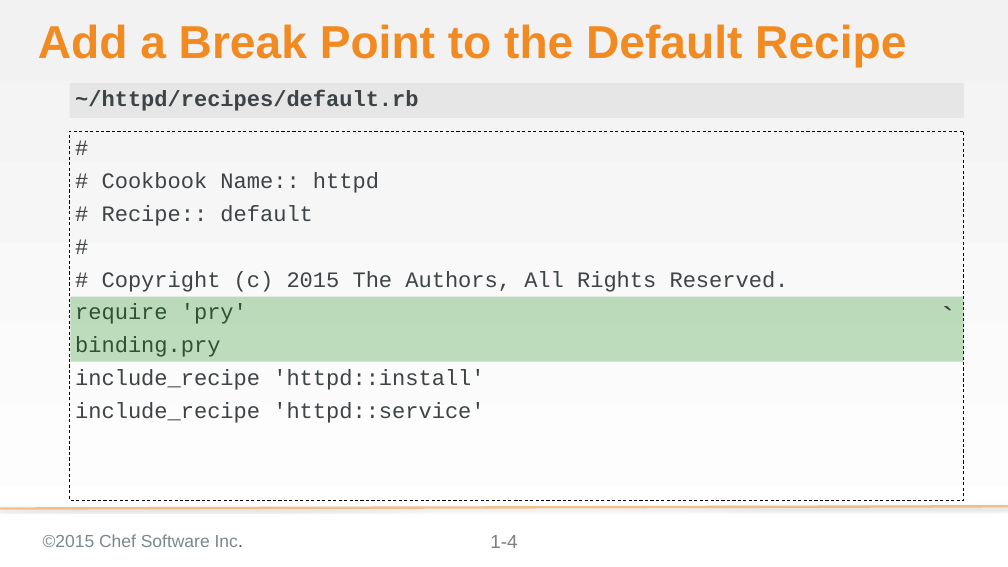
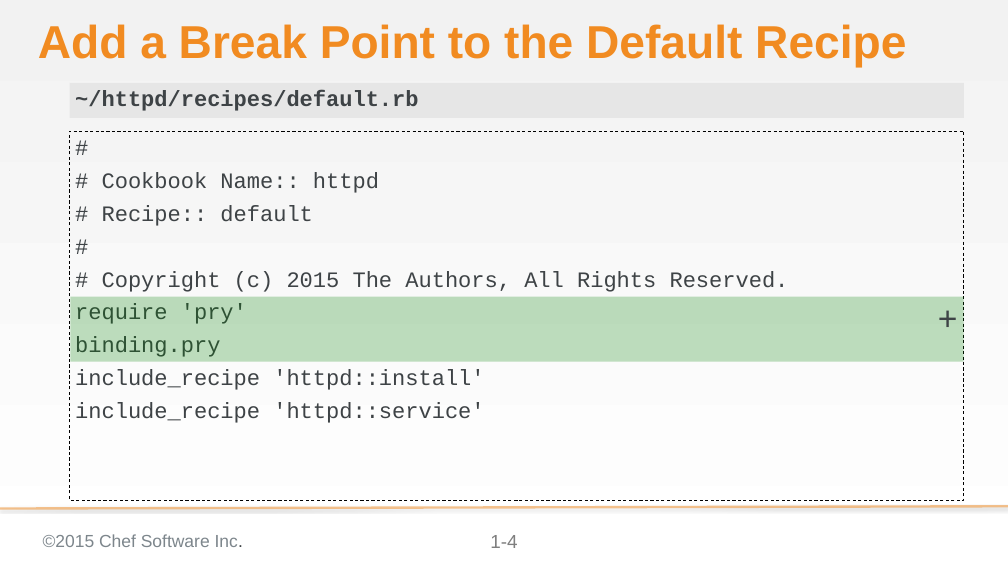
Before and after one commit to chef-training/test_driven_cookbook_development, a slide deck: slide 4 of 06-testing_while_refactoring_for_multiple_platforms.pptx. Drawn at 1008x567 pixels with LibreOffice and Linux fonts; fonts in the diff are those of the drawing; background and template pictures are left out. Boxes give left, top, right and bottom in pixels: in the first picture for what was removed or moved away, otherwise in the second. Text is boxed around its words. In the diff, an @@ line names an element or a change of style, - is before the commit and + after.

```diff
--- a/06-testing_while_refactoring_for_multiple_platforms.pptx
+++ b/06-testing_while_refactoring_for_multiple_platforms.pptx
@@ text at [70,297,963,362]: text changed @@
-`
++
```
Also in this commit, not shown: 3 other slides changed, 6 other files.
